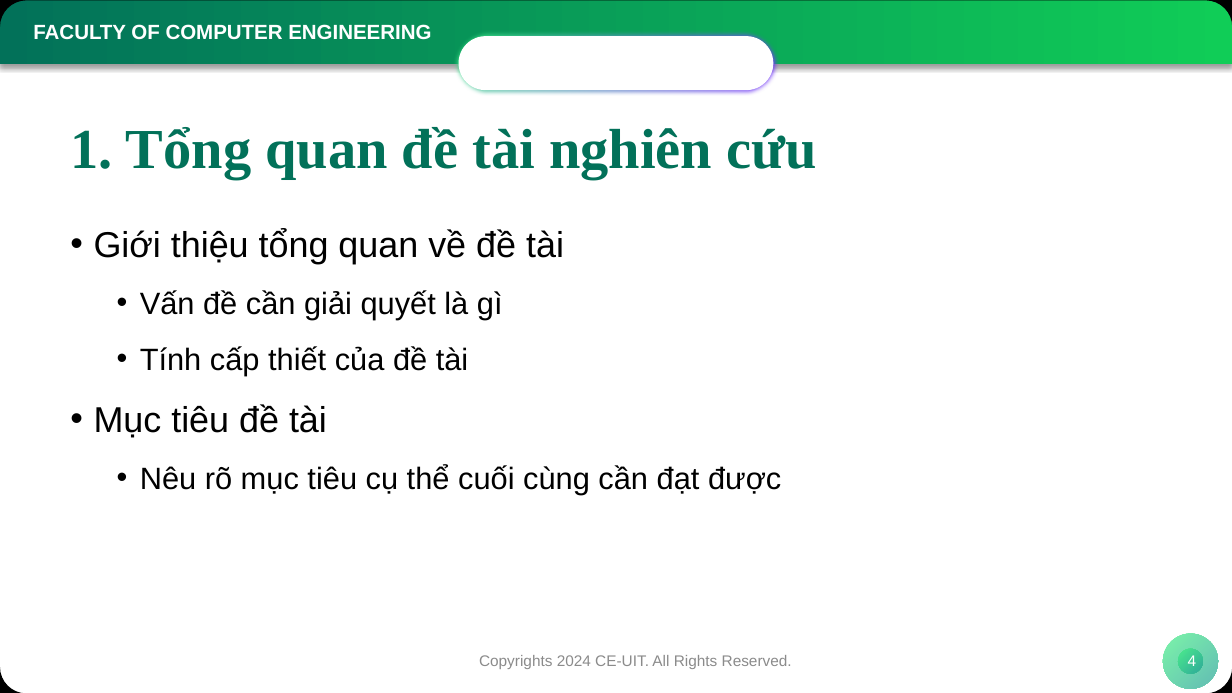
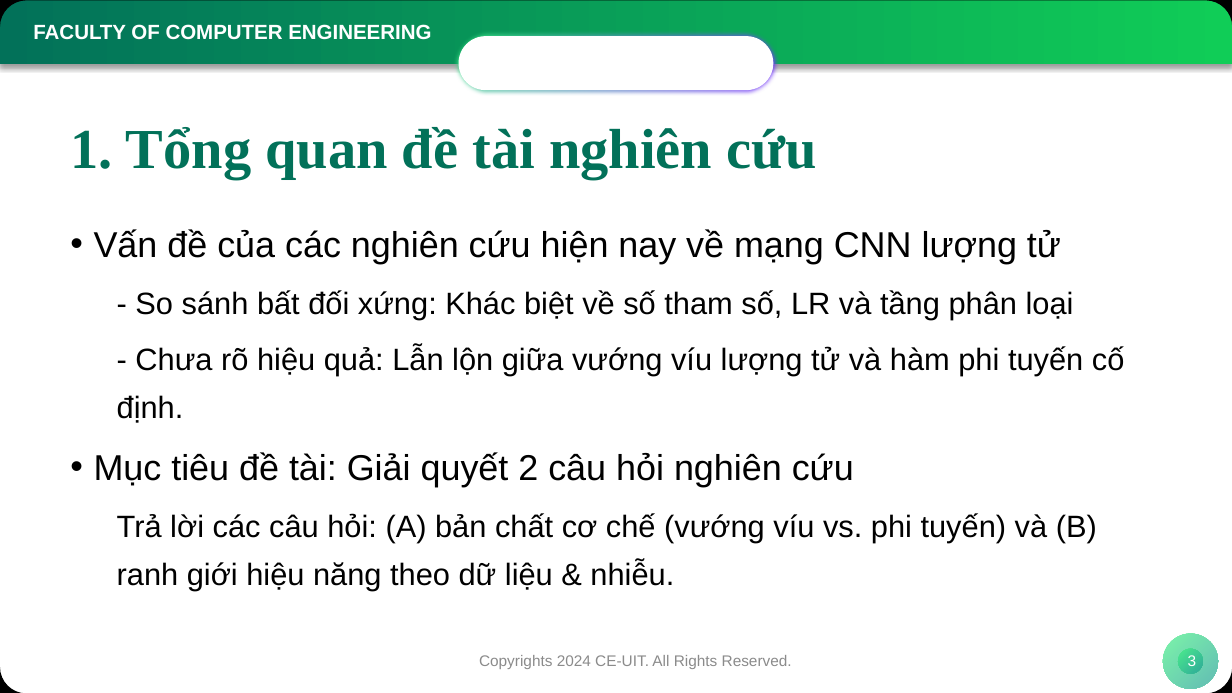
Before and after one commit to NamIsStudyingCE/Quanvolution, a slide deck: slide 3 of KTMT_KLTN_Phu luc 6_Mau bao cao bao ve.pptx (slide 4 before the commit). Drawn at 1232x693 pixels with LibreOffice and Linux fonts; fonts in the diff are those of the drawing; background and template pictures are left out. Boxes give left, top, right and bottom in pixels: in the first picture for what was removed or moved away, otherwise in the second. Text is boxed around its words. In the diff, an @@ line names an element or a change of style, - is before the commit and + after.

```diff
--- a/KTMT_KLTN_Phu luc 6_Mau bao cao bao ve.pptx
+++ b/KTMT_KLTN_Phu luc 6_Mau bao cao bao ve.pptx
@@ text at [94,229,1125,591]: text changed @@
-• Giới thiệu tổng quan về đề tài
-  • Vấn đề cần giải quyết là gì
-  • Tính cấp thiết của đề tài
-• Mục tiêu đề tài
-  • Nêu rõ mục tiêu cụ thể cuối cùng cần đạt được
+• Vấn đề của các nghiên cứu hiện nay về mạng CNN lượng tử
+  - So sánh bất đối xứng: Khác biệt về số tham số, LR và tầng phân loại
+  - Chưa rõ hiệu quả: Lẫn lộn giữa vướng víu lượng tử và hàm phi tuyến cố định.
+• Mục tiêu đề tài: Giải quyết 2 câu hỏi nghiên cứu
+  Trả lời các câu hỏi: (A) bản chất cơ chế (vướng víu vs. phi tuyến) và (B) ranh giới hiệu năng theo dữ liệu & nhiễu.
@@ page number at [1188,655,1197,666]: text changed @@
-4
+3
```
Also in this commit, not shown: 6 other slides changed, 7 slides removed, 18 other files.
